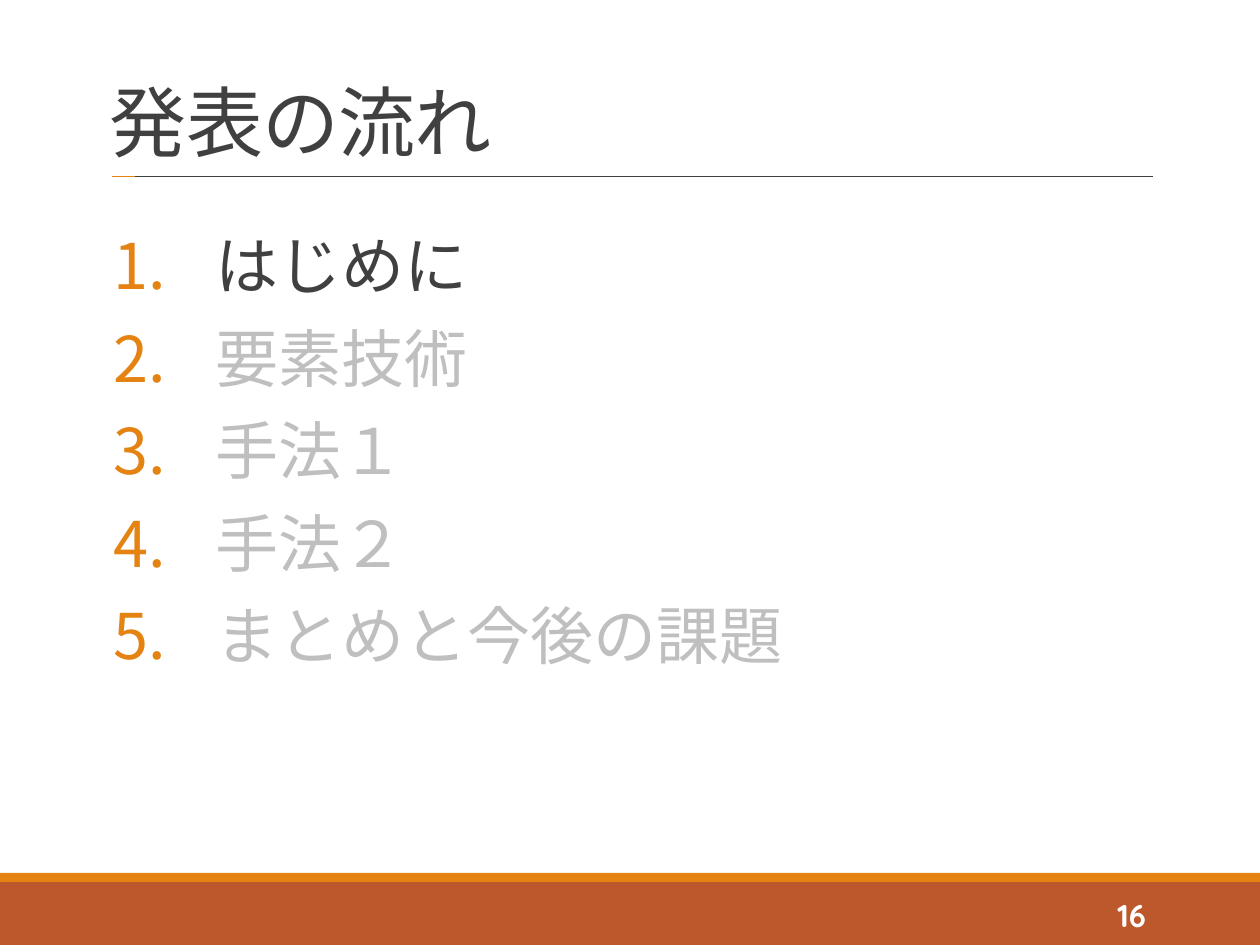
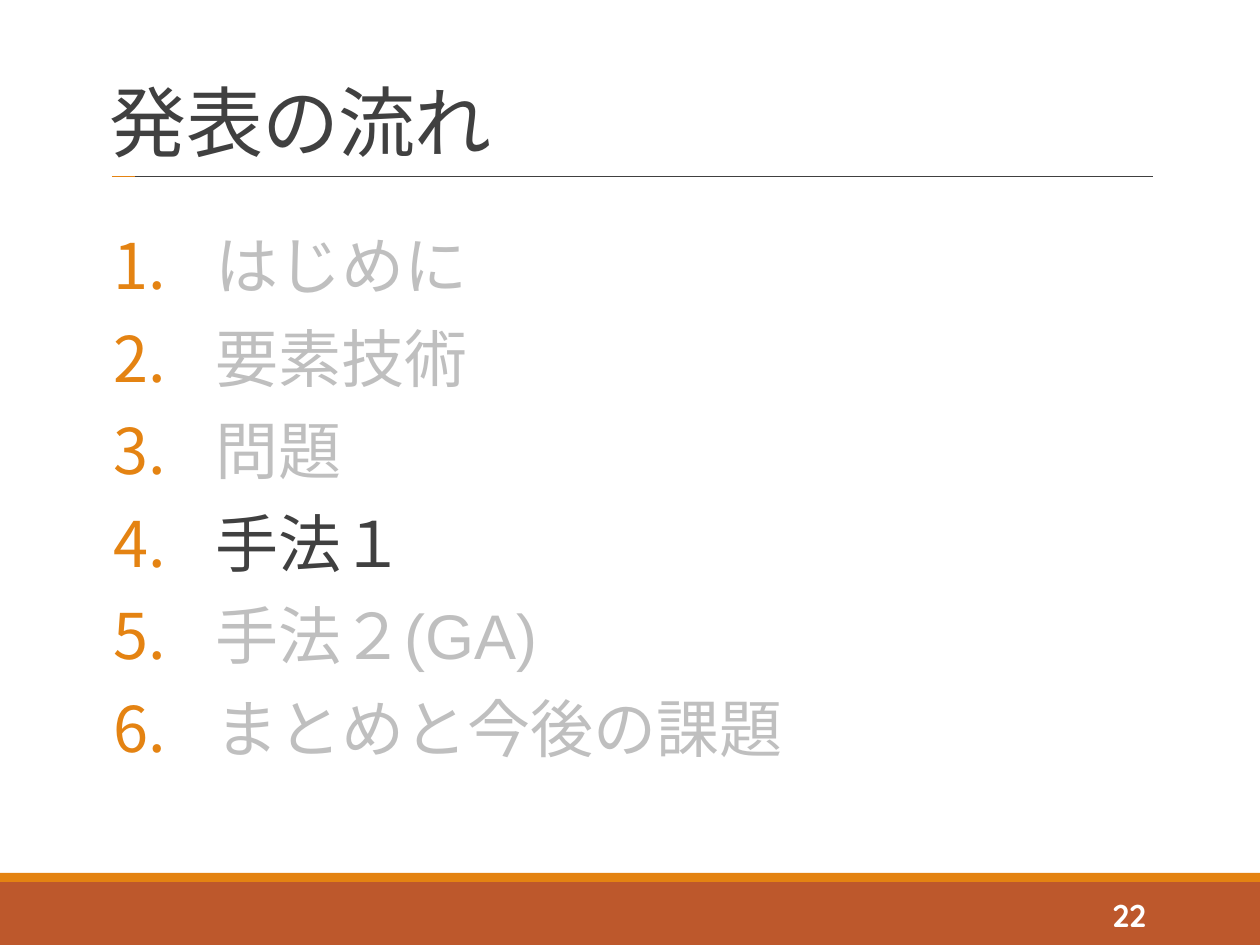
Before and after one commit to tatsuya-sugiyama/WeeklyReport, a slide deck: slide 22 of report/2020後期/2020_2nd_sugiyama.pptx (slide 16 before the commit). Drawn at 1260x945 pixels with LibreOffice and Linux fonts; fonts in the diff are those of the drawing. Boxes give left, top, right and bottom in pixels: in the first picture for what was removed or moved away, otherwise in the second. Text is boxed around its words. In the diff, an @@ line names an element or a change of style, - is before the commit and + after.

```diff
--- a/report/2020後期/2020_2nd_sugiyama.pptx
+++ b/report/2020後期/2020_2nd_sugiyama.pptx
@@ text at (216, 240, 468, 572): text colour #404040 to #BFBFBF in "はじめに"; text colour #BFBFBF to #404040 in "手法１" @@
@@ text at (216, 424, 342, 479): paragraph added @@
+3. 問題
@@ text at (216, 606, 538, 672): text changed @@
-4. 手法２
+5. 手法２(GA)
@@ page number at (1112, 904, 1146, 927): text changed @@
-16
+22
```
Also in this commit, not shown: 10 other slides changed, 8 slides added, 2 other files.
